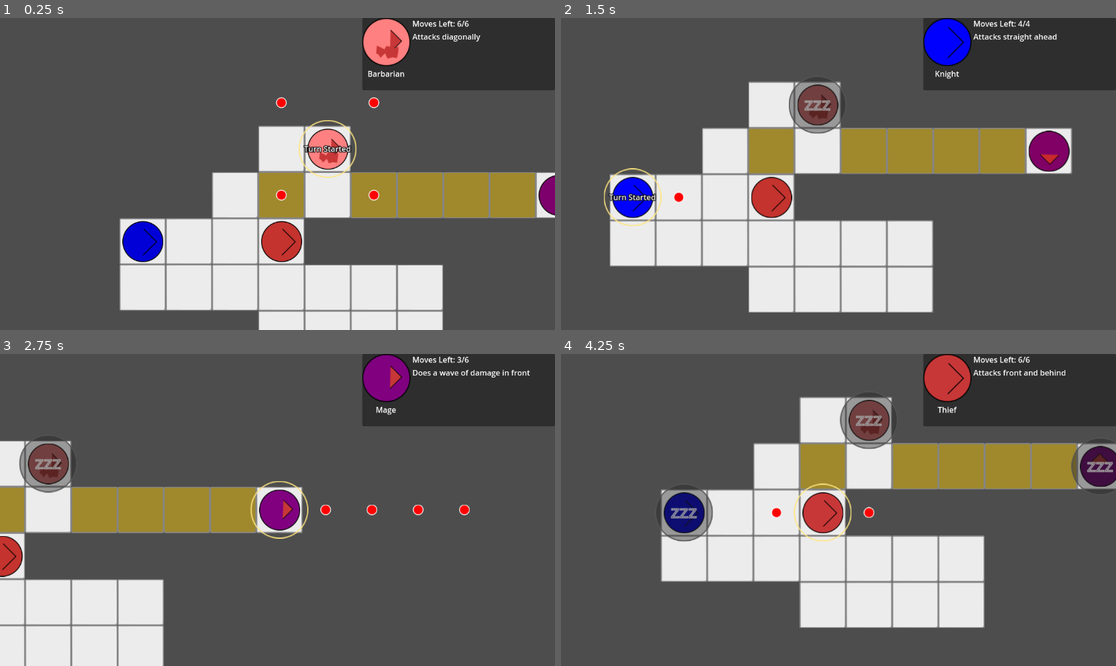
Above: before the commit, frames 1-4 (two rows, left to right).
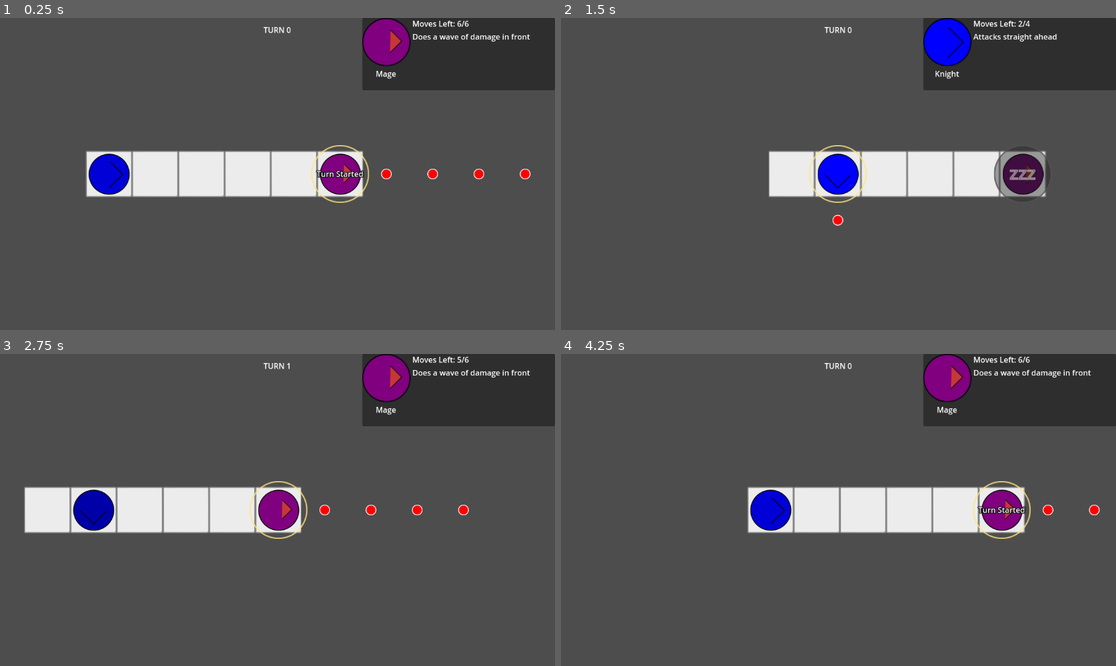
Above: after the commit, the same moments.

Repository: mathew-tran/onlyone
Game: Godot game, scene res://Scenes/Levels/Level1.tscn
The game is run twice, just before and just after one commit, with the same random seed, the same clock (stepped at 60 frames per second) and the same inputs. Before the commit the project starts from res://Scenes/Main.tscn.
Inputs:
- Up to frame 1 (0.25 s): no input
- Up to frame 2 (1.5 s): tap Enter (end_turn) at 0.5 s; hold D (right) 0.53-1.28 s; hold Tab (tab) 0.53-1.28 s; tap Space (attack) at 0.6 s; hold S (down) from 1.28 s (still down); tap Tab (tab) at 1.35 s
- Up to frame 3 (2.75 s): tap Space (attack) at 1.55, 2.1 s; release S (down) at 2.03 s; hold D (right) from 2.03 s (still down); hold Tab (tab) from 2.03 s (still down)
- Up to frame 4 (4.25 s): release D (right) at 2.78 s; release Tab (tab) at 2.78 s; hold W (up) 2.78-3.53 s; tap Enter (end_turn) at 2.85 s; tap Space (attack) at 3.05 s; hold A (left) from 3.53 s (still down); hold Tab (tab) from 3.53 s (still down); tap R (restart, bound only after the commit) at 4.15 s

The runs differ from the first frame. In frame 1, 32% of the frame differs, in the area x 15-100%, y 0-100%; in frame 2, 34%; in frame 3, 17%; in frame 4, 36%, in the area x 18-100%, y 0-88%.

Commit message:
added ability to have different objectives

Diff:
--- a/Example.svg
+++ b/Example.svg
@@ -104,7 +104,7 @@
        id="path5"
        style="fill:none;stroke:none;stroke-width:0.346929"
        d="m 103.04483,84.981608 c -6.772794,-0.0072 -13.545574,-0.0048 -20.318364,0.002 0.0503,7.987542 -0.01,15.975322 …(220 unchanged characters)…
-       inkscape:export-filename="KnightAttack.png"
+       inkscape:export-filename="Art\Attacks\KnightAttack.png"
        inkscape:export-xdpi="96"
        inkscape:export-ydpi="96" />
     <circle
--- a/Prefabs/Pawn.tscn
+++ b/Prefabs/Pawn.tscn
@@ -5,12 +5,12 @@
 [ext_resource type="Resource" uid="uid://5bjel7qo2qqg" path="res://Content/Characters/Knight_CharacterData.tres" id="2_mq203"]
 [ext_resource type="Texture2D" uid="uid://75wg7267x21j" path="res://Art/Highlight.png" id="4_qcmd7"]
 [ext_resource type="Texture2D" uid="uid://orhjtp17nisk" path="res://Art/TiredHighlight.png" id="5_dfchu"]
-[ext_resource type="PackedScene" uid="uid://bg2lj3wilnxfn" path="res://Prefabs/UI/AttackPreviewHighlight.tscn" id="6_trdlx"]
+[ext_resource type="PackedScene" uid="uid://by46yl50npyw8" path="res://Prefabs/UI/TalkBubble.tscn" id="7_qukk2"]
 
 [sub_resource type="CircleShape2D" id="CircleShape2D_4orw8"]
 radius = 28.72
 
-[node name="Pawn" type="Area2D"]
+[node name="PAWN_Knight" type="Area2D"]
 script = ExtResource("1_ohklm")
 CharData = ExtResource("2_mq203")
 
@@ -63,4 +63,4 @@
 z_index = 3
 z_as_relative = false
 
-[node name="PreviewHighlight" parent="AttackHighlightPreview" instance=ExtResource("6_trdlx")]
+[node name="TalkBubble" parent="." instance=ExtResource("7_qukk2")]
--- /dev/null
+++ b/Prefabs/UI/TalkBubble.tscn
@@ -0,0 +1,27 @@
+[gd_scene load_steps=2 format=3 uid="uid://by46yl50npyw8"]
+
+[ext_resource type="Script" uid="uid://bra0x7cv6oxuh" path="res://Scripts/UI/TalkBubble.gd" id="1_xabbg"]
+
+[node name="TalkBubble" type="Panel"]
+offset_left = -96.0
+offset_top = -96.0
+offset_right = 104.0
+offset_bottom = -16.0
+script = ExtResource("1_xabbg")
+
+[node name="Label" type="Label" parent="."]
+custom_minimum_size = Vector2(190, 70)
+layout_mode = 1
+anchors_preset = 8
+anchor_left = 0.5
+anchor_top = 0.5
+anchor_right = 0.5
+anchor_bottom = 0.5
+offset_left = -95.0
+offset_top = -35.0
+offset_right = 95.0
+offset_bottom = 35.0
+grow_horizontal = 2
+grow_vertical = 2
+text = "test"
+autowrap_mode = 2
--- /dev/null
+++ b/Scenes/LevelBase.tscn
@@ -0,0 +1,72 @@
+[gd_scene load_steps=3 format=3 uid="uid://bq0h60wfvn4qx"]
+
+[ext_resource type="Script" uid="uid://c08c3g1akko6l" path="res://Scripts/Game.gd" id="1_jp55m"]
+[ext_resource type="PackedScene" uid="uid://ccrj4phptewfq" path="res://Prefabs/UI/CurrentCharacterUI.tscn" id="8_iwhdb"]
+
+[node name="Game" type="Node2D" groups=["Game"]]
+position = Vector2(192, 384)
+script = ExtResource("1_jp55m")
+
+[node name="Tiles" type="Node2D" parent="."]
+
+[node name="PawnList" type="Node2D" parent="."]
+
+[node name="CanvasLayer" type="CanvasLayer" parent="."]
+
+[node name="Panel" parent="CanvasLayer" instance=ExtResource("8_iwhdb")]
+anchors_preset = 1
+anchor_left = 1.0
+anchor_top = 0.0
+anchor_right = 1.0
+anchor_bottom = 0.0
+offset_left = -400.0
+offset_top = 0.0
+offset_right = 0.0
+offset_bottom = 150.0
+grow_horizontal = 0
+grow_vertical = 1
+
+[node name="Label" type="Label" parent="CanvasLayer"]
+custom_minimum_size = Vector2(200, 50)
+anchors_preset = 5
+anchor_left = 0.5
+anchor_right = 0.5
+offset_left = -100.0
+offset_right = 100.0
+offset_bottom = 50.0
+grow_horizontal = 2
+text = "TURN 0"
+horizontal_alignment = 1
+vertical_alignment = 1
+
+[node name="DeadEndPanel" type="Panel" parent="CanvasLayer"]
+visible = false
+custom_minimum_size = Vector2(1152, 50)
+anchors_preset = 12
+anchor_top = 1.0
+anchor_right = 1.0
+anchor_bottom = 1.0
+grow_horizontal = 2
+grow_vertical = 0
+
+[node name="Label" type="Label" parent="CanvasLayer/DeadEndPanel"]
+layout_mode = 1
+anchors_preset = 15
+anchor_right = 1.0
+anchor_bottom = 1.0
+grow_horizontal = 2
+grow_vertical = 2
+text = "DEAD END
+\"R\" to RESTART"
+horizontal_alignment = 1
+
+[node name="Camera2D" type="Camera2D" parent="."]
+position_smoothing_enabled = true
+
+[node name="Effects" type="Node2D" parent="." groups=["Effects"]]
+
+[node name="Objectives" type="Node2D" parent="."]
+
+[node name="ScenarioListeners" type="Node2D" parent="."]
+
+[connection signal="child_order_changed" from="PawnList" to="." method="_on_pawn_list_child_order_changed"]
--- /dev/null
+++ b/Scenes/Levels/Level1.tscn
@@ -0,0 +1,46 @@
+[gd_scene load_steps=7 format=3 uid="uid://dwfeudwqmdjdc"]
+
+[ext_resource type="PackedScene" uid="uid://bq0h60wfvn4qx" path="res://Scenes/LevelBase.tscn" id="1_5jgm0"]
+[ext_resource type="PackedScene" uid="uid://dovjqvgagph61" path="res://Prefabs/Tile.tscn" id="2_riv1q"]
+[ext_resource type="PackedScene" uid="uid://ktwoml5qvsxe" path="res://Prefabs/Pawn.tscn" id="3_xvio3"]
+[ext_resource type="Resource" uid="uid://c2dm8hbtxneb8" path="res://Content/Characters/Mage_CharacterData.tres" id="4_kri6y"]
+[ext_resource type="Script" uid="uid://g6iocgrjb6cd" path="res://Scripts/TurnScenarioListener.gd" id="6_4d3fe"]
+[ext_resource type="Script" uid="uid://h0tuhqil44sl" path="res://Scripts/Objectives/KillObjectiveListener.gd" id="6_8h4de"]
+
+[node name="Game" instance=ExtResource("1_5jgm0")]
+
+[node name="AvailableTile" parent="Tiles" index="0" instance=ExtResource("2_riv1q")]
+
+[node name="AvailableTile2" parent="Tiles" index="1" instance=ExtResource("2_riv1q")]
+position = Vector2(96, 0)
+
+[node name="AvailableTile3" parent="Tiles" index="2" instance=ExtResource("2_riv1q")]
+position = Vector2(192, 0)
+
+[node name="AvailableTile4" parent="Tiles" index="3" instance=ExtResource("2_riv1q")]
+position = Vector2(288, 0)
+
+[node name="AvailableTile5" parent="Tiles" index="4" instance=ExtResource("2_riv1q")]
+position = Vector2(384, 0)
+
+[node name="AvailableTile6" parent="Tiles" index="5" instance=ExtResource("2_riv1q")]
+position = Vector2(480, 0)
+
+[node name="PAWN_Knight" parent="PawnList" index="0" instance=ExtResource("3_xvio3")]
+
+[node name="PAWN_Mage" parent="PawnList" index="1" instance=ExtResource("3_xvio3")]
+position = Vector2(480, 0)
+CharData = ExtResource("4_kri6y")
+
+[node name="OBJ-LIST-KILL-Knight-LEVEL-CHANGE" type="Node" parent="Objectives" index="0" node_paths=PackedStringArray("Character")]
+script = ExtResource("6_8h4de")
+Character = NodePath("../../PawnList/PAWN_Knight")
+PlaceToGoTo = "uid://dw1qfud8wiht5"
+metadata/_custom_type_script = "uid://h0tuhqil44sl"
+
+[node name="SCEN-TURN1-SPEAK" type="Node2D" parent="ScenarioListeners" index="0" node_paths=PackedStringArray("Character")]
+script = ExtResource("6_4d3fe")
+TurnNumber = 1
+Dialogue = "YOU'LL NEVER TAKE ME ALIVE!"
+Character = NodePath("../../PawnList/PAWN_Knight")
+metadata/_custom_type_script = "uid://g6iocgrjb6cd"
--- /dev/null
+++ b/Scenes/Levels/Level2.tscn
@@ -0,0 +1,26 @@
+[gd_scene load_steps=4 format=3 uid="uid://dw1qfud8wiht5"]
+
+[ext_resource type="PackedScene" uid="uid://bq0h60wfvn4qx" path="res://Scenes/LevelBase.tscn" id="1_4rk67"]
+[ext_resource type="PackedScene" uid="uid://dovjqvgagph61" path="res://Prefabs/Tile.tscn" id="2_f8qf7"]
+[ext_resource type="PackedScene" uid="uid://ktwoml5qvsxe" path="res://Prefabs/Pawn.tscn" id="3_lmdar"]
+
+[node name="Game" instance=ExtResource("1_4rk67")]
+
+[node name="AvailableTile" parent="Tiles" index="0" instance=ExtResource("2_f8qf7")]
+
+[node name="AvailableTile2" parent="Tiles" index="1" instance=ExtResource("2_f8qf7")]
+position = Vector2(96, 0)
+
+[node name="AvailableTile3" parent="Tiles" index="2" instance=ExtResource("2_f8qf7")]
+position = Vector2(192, 0)
+
+[node name="AvailableTile4" parent="Tiles" index="3" instance=ExtResource("2_f8qf7")]
+position = Vector2(288, 0)
+
+[node name="AvailableTile5" parent="Tiles" index="4" instance=ExtResource("2_f8qf7")]
+position = Vector2(384, 0)
+
+[node name="AvailableTile6" parent="Tiles" index="5" instance=ExtResource("2_f8qf7")]
+position = Vector2(480, 0)
+
+[node name="PAWN_Knight" parent="PawnList" index="0" instance=ExtResource("3_lmdar")]
--- a/Scripts/Autoload/Helper.gd
+++ b/Scripts/Autoload/Helper.gd
@@ -1,10 +1,16 @@
 extends Node
 
 func GetGame() -> Game:
-	return get_tree().get_nodes_in_group("Game")[0]
+	var result = get_tree().get_nodes_in_group("Game")
+	if result:
+		return result[0]
+	return null
 
 func GetEffectsGroup():
-	return get_tree().get_nodes_in_group("Effects")[0]
+	var result = get_tree().get_nodes_in_group("Effects")
+	if result:
+		return result[0]
+	return null
 
 func CreateText(data, textPosition):
 	var textClass = load("res://Prefabs/UI/PopupText.tscn")
--- a/Scripts/Game.gd
+++ b/Scripts/Game.gd
@@ -6,30 +6,41 @@
 
 signal OnPawnUpdate
 signal OnEndTurn
+signal OnTurnStart(amount)
+var TabIndex = -1
+var Turns = 0
 
-var TabIndex = -1
+
 func _ready() -> void:
 	for pawn in GetPawnList():
 		pawn.Refresh()
 	OnEndTurn.connect(EndTurn)
+
 	EndTurn()
+	OnTurnStart.emit(Turns)
 
 func GetPawnList():
-	return $PawnList.get_children()
+	if $PawnList:
+		return $PawnList.get_children()
+	return []
 
 func _input(event: InputEvent) -> void:
 	if event.is_action_pressed("tab"):
-		SwitchNextValidPawn()
+		#SwitchNextValidPawn()
+		pass
+	if event.is_action_pressed("restart"):
+		get_tree().reload_current_scene()
 
 func SwitchNextValidPawn():
 	TabIndex += 1
 	if TabIndex >= len(GetPawnList()):
 		TabIndex = 0
 
-	if GetPawnList()[TabIndex].IsAvailable():
-		CurrentPawn.StallTurn()
-		CurrentPawn = GetPawnList()[TabIndex]
-		CurrentPawn.StartTurn()
+	if GetPawnList():
+		if GetPawnList()[TabIndex].IsAvailable():
+			CurrentPawn.StallTurn()
+			CurrentPawn = GetPawnList()[TabIndex]
+			CurrentPawn.StartTurn()
 
 func DecideNextPawn():
 	var nextPawn : Pawn
@@ -47,6 +58,9 @@
 	else:
 		for pawn in GetPawnList():
 			pawn.Refresh()
+		Turns += 1
+		$CanvasLayer/Label.text = "TURN " + str(Turns)
+		OnTurnStart.emit(Turns)
 		DecideNextPawn()
 
 
@@ -62,5 +76,9 @@
 
 
 func _on_pawn_list_child_order_changed() -> void:
+	if is_instance_valid($CanvasLayer) == false:
+		return
 	if len(GetPawnList()) == 1:
-		print("YOU WIN!")
+		$CanvasLayer/DeadEndPanel.visible = true
+	else:
+		$CanvasLayer/DeadEndPanel.visible = false
--- /dev/null
+++ b/Scripts/Objectives/KillObjectiveListener.gd
@@ -0,0 +1,13 @@
+@tool
+
+extends ObjectiveListener
+
+class_name KillObjectiveListener
+
+@export var Character : Pawn
+
+func GetUniqueName():
+	return "KILL-" + Character.CharData.Name + "-LEVEL-CHANGE"
+
+func DoSetup():
+	Character.OnDeath.connect(Complete)
--- /dev/null
+++ b/Scripts/Objectives/ObjectiveListener.gd
@@ -0,0 +1,28 @@
+@tool
+
+extends Node
+
+class_name ObjectiveListener
+
+@export_file("*.tscn") var PlaceToGoTo
+
+func _ready() -> void:
+	name = "OBJ-LIST-"  + GetUniqueName()
+	Setup()
+
+func GetUniqueName():
+	return "blah"
+
+func DoSetup():
+	pass
+
+func Setup():
+	if Engine.is_editor_hint():
+		return
+	DoSetup()
+
+func Complete():
+	if Engine.is_editor_hint():
+		return
+	if PlaceToGoTo != null:
+		get_tree().change_scene_to_file(PlaceToGoTo)
--- a/Scripts/Pawn.gd
+++ b/Scripts/Pawn.gd
@@ -31,9 +31,13 @@
 var MovesLeft = 3
 
 signal OnCharacterUpdate(pawn)
+signal OnDeath
 
 @export var CharData : CharacterData
 
+
+func Speak(words):
+	$TalkBubble.Speak(words)
 
 func IsTired():
 	return CurrentState == PAWN_STATE.TIRED
@@ -83,6 +87,7 @@
 
 
 func _ready() -> void:
+	name = "PAWN_" + CharData.Name
 	$TextureRect.texture = CharData.CharImage
 	CreateAttackPreviewHighlight()
 
@@ -124,7 +129,8 @@
 			MovesLeft = 0
 			print(name + "shoot")
 			await Shoot()
-			Helper.GetGame().OnPawnUpdate.emit()
+			if Helper.GetGame():
+				Helper.GetGame().OnPawnUpdate.emit()
 			set_process(true)
 		else:
 			var data = {}
@@ -237,8 +243,9 @@
 		instance.global_position = global_position
 		instance.InitialPosition = global_position
 		instance.TargetPosition = pos
-		Helper.GetEffectsGroup().add_child(instance)
-		await instance.OnComplete
+		if Helper.GetEffectsGroup():
+			Helper.GetEffectsGroup().add_child(instance)
+			await instance.OnComplete
 
 func GetForwardVector():
 	match CurrentDirection:
@@ -283,4 +290,5 @@
 	tween.tween_property(self, "scale", Vector2.ZERO, .3)
 	await tween.finished
 
+	OnDeath.emit()
 	queue_free()
--- /dev/null
+++ b/Scripts/ScenarioListener.gd
@@ -0,0 +1,28 @@
+@tool
+
+extends Node2D
+
+# Used to spawn objects, move things around, or trigger talking
+class_name ScenarioListener
+
+@export var Character : Pawn
+
+func _ready() -> void:
+	name = "SCEN-" + GetUniqueName()
+	Setup()
+
+func GetUniqueName():
+	return "BLAH"
+
+func DoSetup():
+	pass
+
+func Setup():
+	if Engine.is_editor_hint():
+		return
+	DoSetup()
+
+func Complete():
+	if Engine.is_editor_hint():
+		return
+	queue_free()
--- /dev/null
+++ b/Scripts/TurnScenarioListener.gd
@@ -0,0 +1,21 @@
+@tool
+
+extends ScenarioListener
+
+# Used to spawn objects, move things around, or trigger talking
+class_name TurnScenarioListener
+
+@export var TurnNumber = 0
+@export var Dialogue = ""
+
+func GetUniqueName():
+	return "TURN" + str(TurnNumber) + "-SPEAK"
+
+func DoSetup():
+	Helper.GetGame().OnTurnStart.connect(OnTurnStart)
+
+func OnTurnStart(turn):
+	if turn == TurnNumber:
+		if is_instance_valid(Character):
+			Character.Speak(Dialogue)
+		Complete()
--- /dev/null
+++ b/Scripts/UI/TalkBubble.gd
@@ -0,0 +1,10 @@
+extends Panel
+
+func _enter_tree() -> void:
+	visible = false
+
+func Speak(words, time = 1):
+	$Label.text = words
+	visible = true
+	await get_tree().create_timer(time).timeout
+	visible = false
--- a/project.godot
+++ b/project.godot
@@ -11,7 +11,7 @@
 [application]
 
 config/name="New Game Project"
-run/main_scene="uid://b6ruj6kr3b8ul"
+run/main_scene="uid://dwfeudwqmdjdc"
 config/features=PackedStringArray("4.4", "Forward Plus")
 config/icon="res://icon.svg"
 
@@ -61,6 +61,11 @@
 "events": [Object(InputEventKey,"resource_local_to_scene":false,"resource_name":"","device":-1,"window_id":0,"alt_press …(195 unchanged characters)…
 ]
 }
+restart={
+"deadzone": 0.2,
+"events": [Object(InputEventKey,"resource_local_to_scene":false,"resource_name":"","device":-1,"window_id":0,"alt_pressed":false,"shift_pressed":false,"ctrl_pressed":false,"meta_pressed":false,"pressed":false,"keycode":0,"physical_keycode":82,"key_label":0,"unicode":114,"location":0,"echo":false,"script":null)
+]
+}
 
 [layer_names]
 
Not shown, added: Scripts/Objectives/KillObjectiveListener.gd.uid
Not shown, added: Scripts/Objectives/ObjectiveListener.gd.uid
Not shown, added: Scripts/ScenarioListener.gd.uid
Not shown, added: Scripts/TurnScenarioListener.gd.uid
Not shown, added: Scripts/UI/TalkBubble.gd.uid
